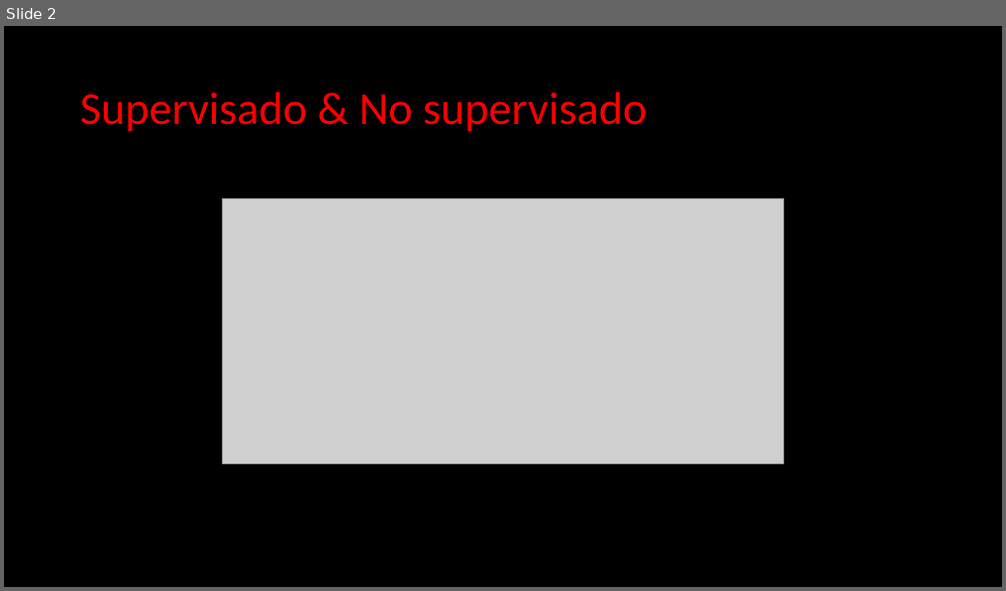
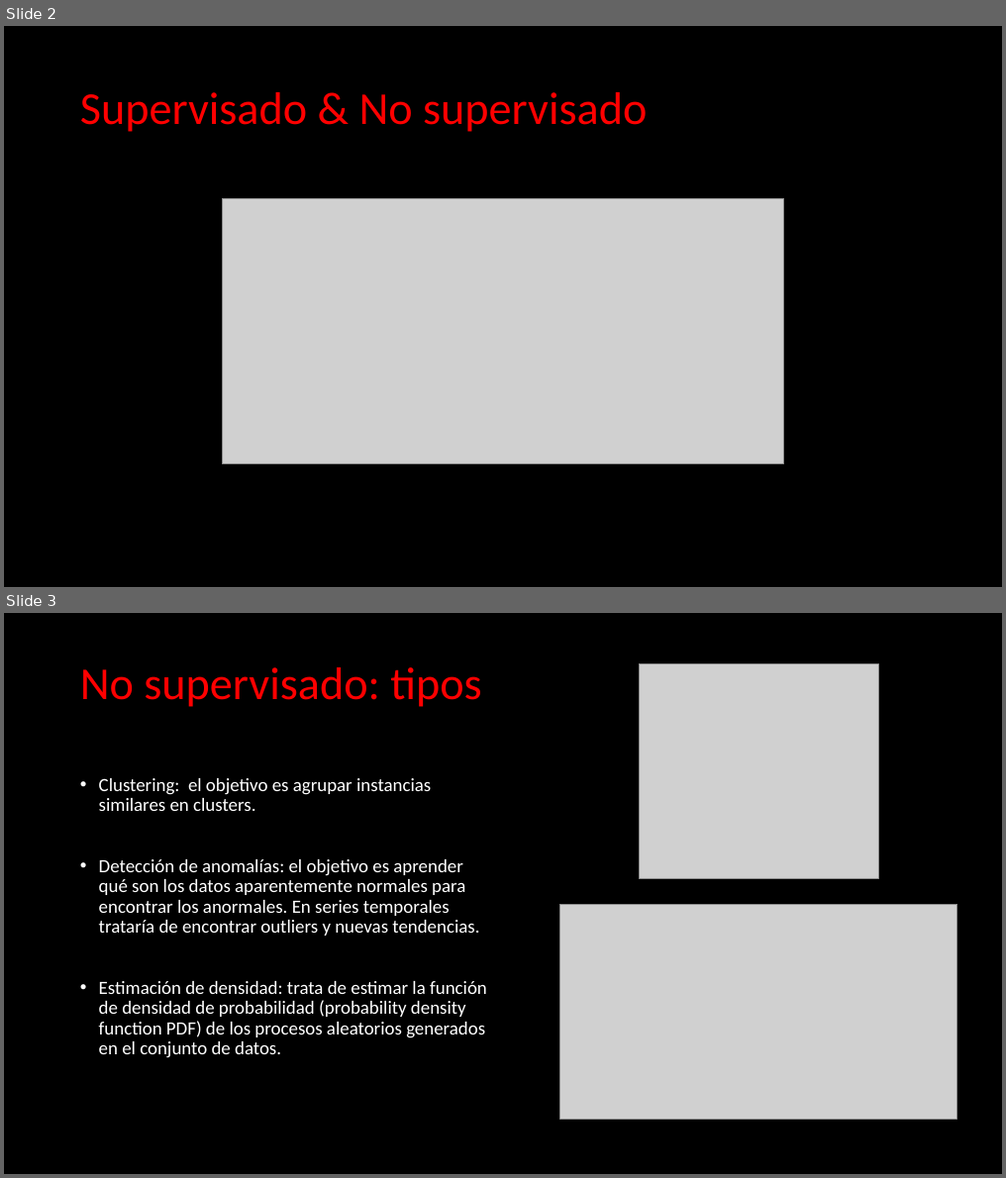
Before and after one commit to Clapiniella/data_science_jun_2020, a slide deck: week10/day4/theory/Machine Learning - Unsupervised Learning.pptx. Shown one above the other, each under a label of ours: slide 2 before the commit, slides 2 and 3 after it. The pictures are 1006x591 and 1006x1178 pixels, drawn with LibreOffice and Linux fonts; fonts in the diff are those of the drawing; grey boxes stand for pictures. Boxes give left, top, right and bottom in pixels: in the first picture for what was removed or moved away, otherwise in the second. Text is boxed around its words. In the diff, an @@ line names an element or a change of style, - is before the commit and + after.

```diff
--- a/week10/day4/theory/Machine Learning - Unsupervised Learning.pptx
+++ b/week10/day4/theory/Machine Learning - Unsupervised Learning.pptx
@@ slide 3 added at (4, 613, 1002, 1174), background #000000 @@
@@ title added at (80, 667, 481, 707), 44 pt, text #FF0000 @@
+No supervisado: tipos
@@ picture added at (639, 663, 878, 878) @@
@@ text added at (99, 778, 487, 1059), 18 pt, text #FFFFFF @@
+• Clustering: el objetivo es agrupar instancias similares en clusters.
+• Detección de anomalías: el objetivo es aprender qué son los datos aparentemente normales para encontrar los anormales. En series temporales trataría de encontrar outliers y nuevas tendencias.
+• Estimación de densidad: trata de estimar la función de densidad de probabilidad (probability density function PDF) de los procesos aleatorios generados en el conjunto de datos.
@@ picture added at (560, 904, 957, 1119) @@
```
Also in this commit, not shown: 9 other slides added, 10 slides removed, 2 other files.
